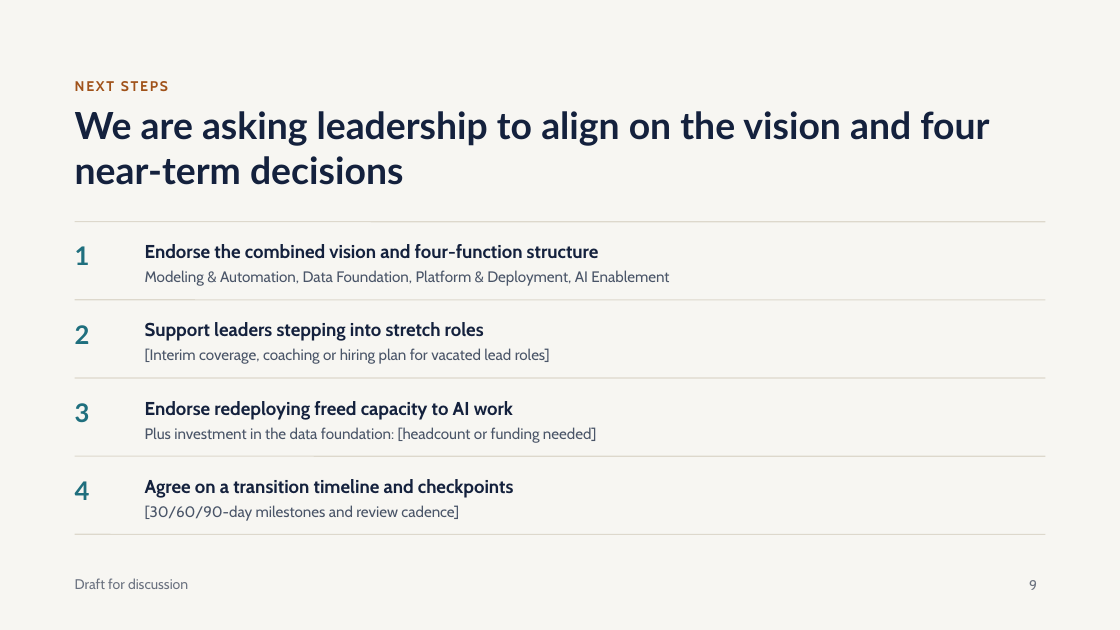
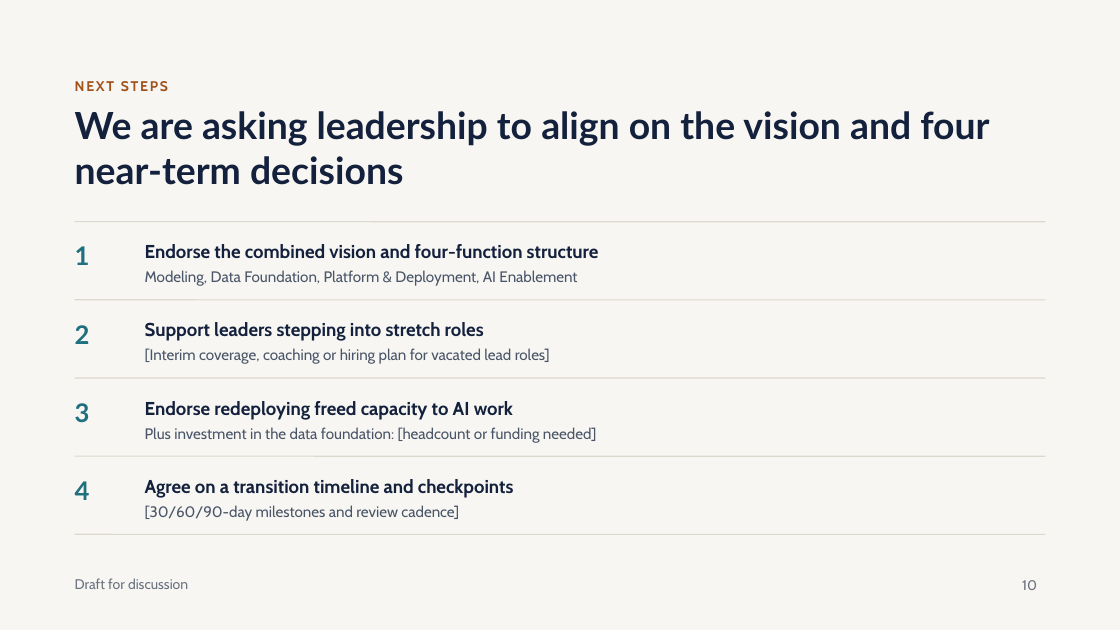
Before and after one commit to wwd1015/slide-template, a slide deck: slide 10 of Unified Team Strategy.pptx (slide 9 before the commit). Drawn at 1120x630 pixels with LibreOffice and Linux fonts; fonts in the diff are those of the drawing. Boxes give left, top, right and bottom in pixels: in the first picture for what was removed or moved away, otherwise in the second. Text is boxed around its words. In the diff, an @@ line names an element or a change of style, - is before the commit and + after.

```diff
--- a/Unified Team Strategy.pptx
+++ b/Unified Team Strategy.pptx
@@ text at (x1=145, y1=270, x2=577, y2=286): text changed @@
-Modeling & Automation, Data Foundation, Platform & Deployment, AI Enablement
+Modeling, Data Foundation, Platform & Deployment, AI Enablement
@@ page number at (x1=1022, y1=580, x2=1037, y2=590): text changed @@
-9
+10
```
Also in this commit, not shown: 3 other slides changed, 1 slide added.
